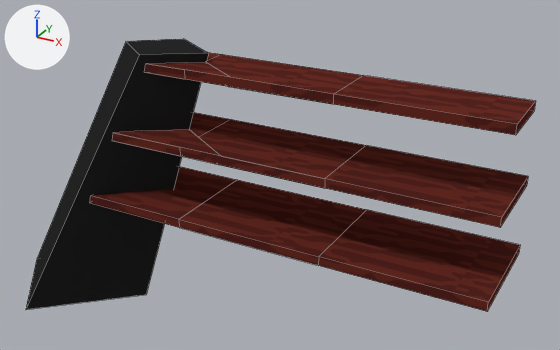
The Blender file Assets/Models/shelves.blend as it was, and as the next commit left it.
Both versions are drawn from a 50 mm lens placed at (3.47, -5.29, 4.3), pointed at (0.39, 0.31, 1.51). Arrows for +X, +Y and +Z are at upper left; the lights stay in place. The older version comes first. Mesh edges are drawn as thin lines. The same objects are shown in both versions, whatever each file hides.

The scene before the commit, as lines of its bpy script (objects in view):
```python
me_shelves_mesh = bpy.data.meshes.new('shelves_mesh')
me_shelves_mesh.from_pydata(...)  # 73 vertices, 49 faces; spans x -2.51..2.51, y -0.8..0.8, z 0.0..2.63
# faces by material slot: [43, 6]
me_shelves_mesh.materials.append(mat_seat1_6)  # picture img_seat1_6
me_shelves_mesh.materials.append(mat_col1)  # picture img_col1
ob_shelves_mesh = bpy.data.objects.new('shelves_mesh', me_shelves_mesh)
ob_shelves_mesh.location = (0.0, 0.0, 0.0)
```
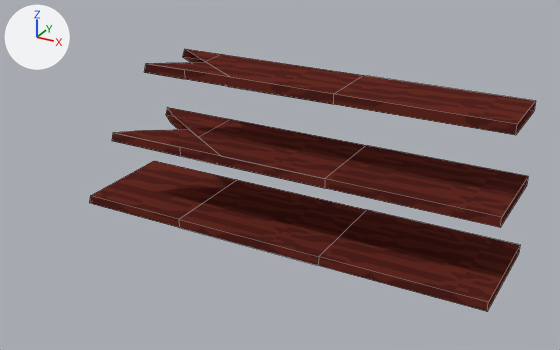
Location of each change, (x1, y1, x2, y2) in pixels of the pictures (560 x 350 px):
'shelves_mesh', reshaped (12% narrower)
    before: (26, 39, 535, 311)
    after: (89, 49, 535, 311)
part 1 of me_shelves_mesh, deleted
    before: (26, 39, 208, 310)

Patch to the scene script:
```diff
--- a/Assets/Models/shelves.blend.py
+++ b/Assets/Models/shelves.blend.py
@@ me_shelves_mesh @@
 # used by ob_shelves_mesh; location = (0.0, 0.0, 0.0)
-me_shelves_mesh.from_pydata(...)  # 73 vertices, 49 faces; spans x -2.51..2.51, y -0.8..0.8, z 0.0..2.63
+me_shelves_mesh.from_pydata(...)  # 65 vertices, 43 faces; spans x -1.18..2.51, y -0.48..0.48, z 1.19..2.55
+# me_shelves_mesh part 1: the loose piece of 8 vertices spanning x -2.51..-0.12, y -0.8..0.8, z 0.0..2.63 is deleted
 me_shelves_mesh.materials.append(mat_seat1_6)
-me_shelves_mesh.materials.append(mat_col1)  # picture img_col1
```
